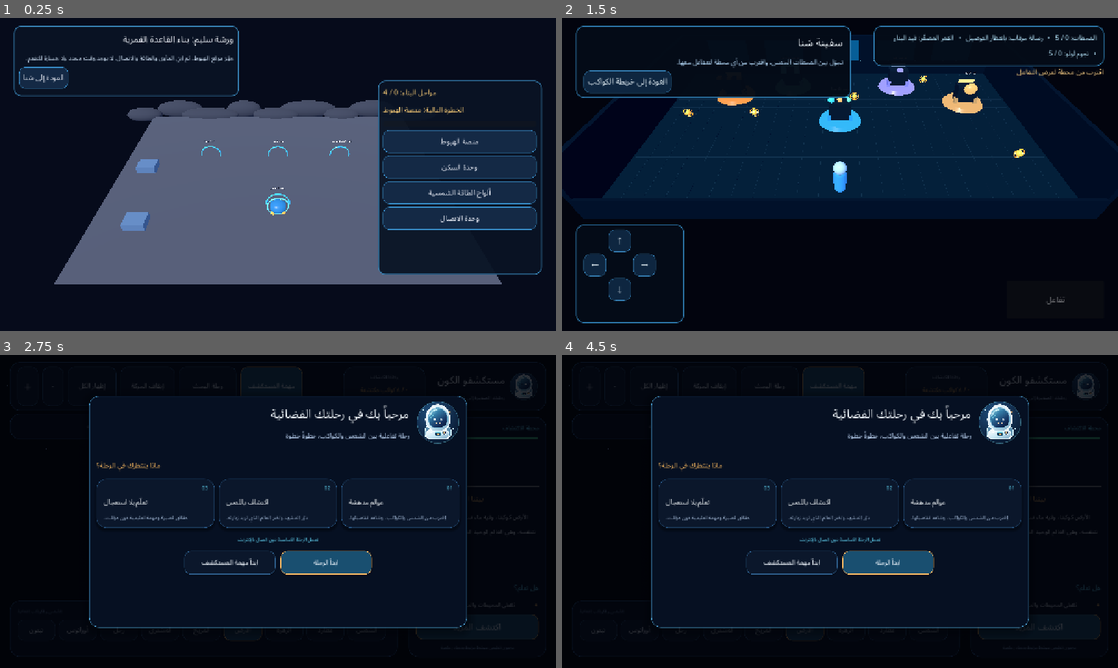
Above: before the commit, frames 1-4 (two rows, left to right).
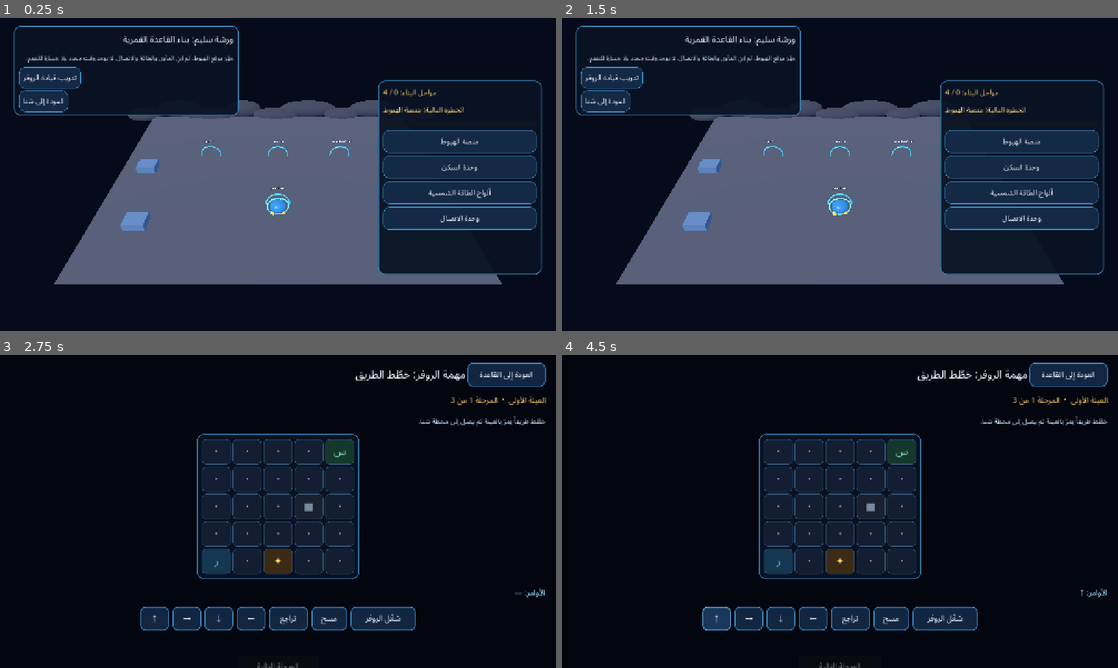
Above: after the commit, the same moments.

Repository: mdznap35/-cosmic-explorers
Game: Godot game, scene res://scenes/prototypes/lunar_outpost_builder.tscn
Same seed, same stepped clock (60 frames per second), same inputs: the game is played once before the commit and once after it. This scene is started directly instead of the project's main scene.
Inputs (mouse positions are in pixels of both pictures, inside the frame that each line leads up to):
- Up to frame 1 (0.25 s): no input
- Up to frame 2 (1.5 s): click (612, 77) at 0.5 s, where only the run after the commit has a clickable "تدريب قيادة الروفر"; click (1067, 36) at 1.25 s, where only the run after the commit has a clickable "العودة إلى القاعدة"
- Up to frame 3 (2.75 s): click (66, 417) at 2 s, where only the run before the commit has a clickable "العودة إلى خريطة الكواكب"
- Up to frame 4 (4.5 s): click (834, 386) at 2.75 s, where only the run before the commit has a clickable "مهمة المستكشف"; click (767, 386) at 3.5 s, where only the run before the commit has a clickable "رحلة البحث"; click (717, 617) at 4.25 s, where only the run after the commit has a clickable "↑"

The runs differ from the first frame. In frame 1, 1.6% of the frame differs, in the area x 2-43%, y 15-32%; in frame 2, 46%, in the area x 2-98%, y 2-98%; in frame 3, 18%; in frame 4, 18%.

Commit message:
feat(lunar): connect rover route puzzle to lunar base

Diff:
--- a/scripts/prototypes/lunar_outpost_builder.gd
+++ b/scripts/prototypes/lunar_outpost_builder.gd
@@ -359,6 +359,9 @@
 	var description := _new_label("جهّز موقع الهبوط، ثم ابنِ المأوى والطاقة والاتصال. لا يوجد وقت محدد ولا خسارة للتقدم.", 14, Color(0.80, 0.87, 0.95))
 	description.autowrap_mode = TextServer.AUTOWRAP_WORD_SMART
 	header_content.add_child(description)
+	var route_button := _new_button("تدريب قيادة الروفر", Callable(self, "_start_rover_route"), Vector2(0.0, 40.0))
+	route_button.size_flags_horizontal = Control.SIZE_SHRINK_END
+	header_content.add_child(route_button)
 	var back_button := _new_button("العودة إلى سَنا", Callable(self, "_return_to_sana"), Vector2(0.0, 40.0))
 	back_button.size_flags_horizontal = Control.SIZE_SHRINK_END
 	header_content.add_child(back_button)
@@ -424,6 +427,10 @@
 	for component_id in _component_buttons:
 		var button: Button = _component_buttons[component_id]
 		button.disabled = get_placed_component_ids().has(component_id)
+
+
+func _start_rover_route() -> void:
+	get_tree().change_scene_to_file("res://scenes/prototypes/lunar_rover_route_planner.tscn")
 
 
 func _return_to_sana() -> void:
